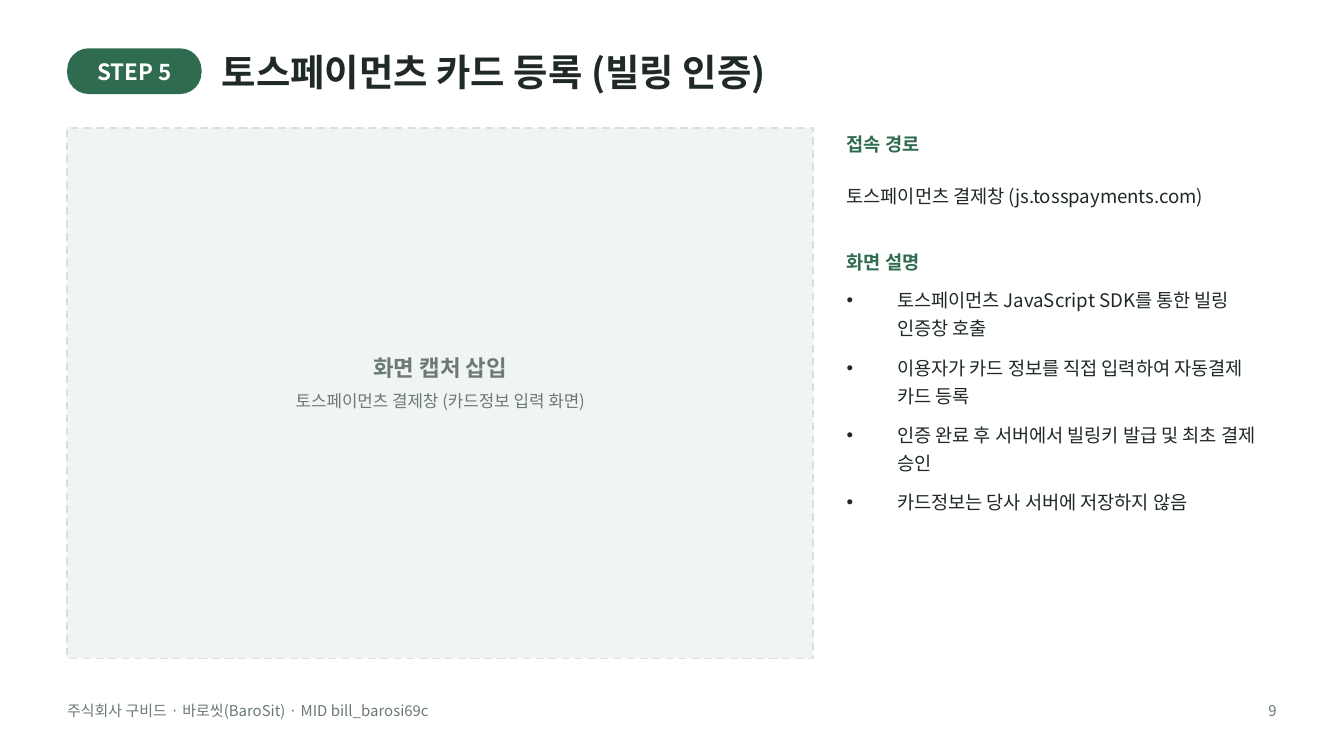
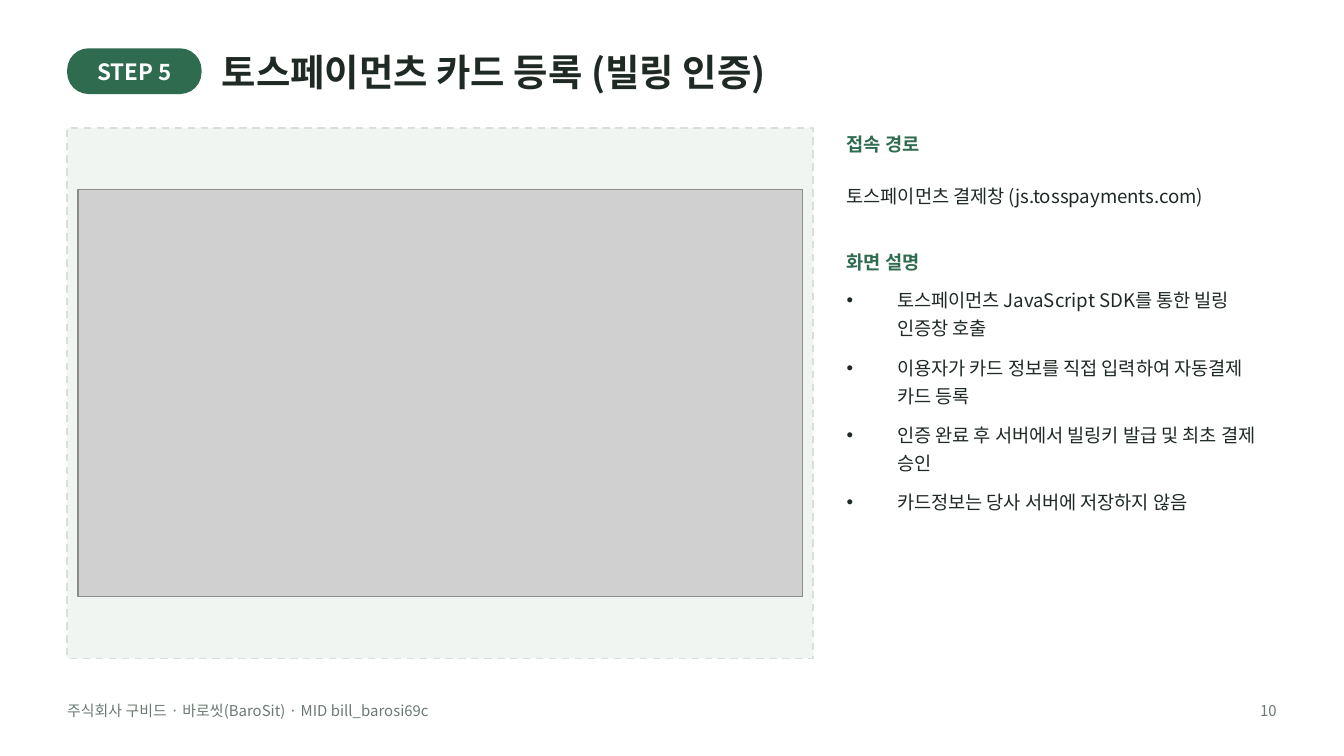
Before and after one commit to jay365-code/barosit, a slide deck: slide 10 of docs/바로씻_빌링결제경로.pptx (slide 9 before the commit). Drawn at 1344x756 pixels with LibreOffice and Linux fonts; fonts in the diff are those of the drawing; grey boxes stand for pictures. Boxes give left, top, right and bottom in pixels: in the first picture for what was removed or moved away, otherwise in the second. Text is boxed around its words. In the diff, an @@ line names an element or a change of style, - is before the commit and + after.

```diff
--- a/docs/바로씻_빌링결제경로.pptx
+++ b/docs/바로씻_빌링결제경로.pptx
@@ picture added at box(78, 190, 802, 597) @@
@@ text removed at box(373, 357, 507, 378) @@
-화면 캡처 삽입
@@ text removed at box(296, 393, 584, 410) @@
-토스페이먼츠 결제창 (카드정보 입력 화면)
@@ text at box(1260, 705, 1277, 716): text changed @@
-9
+10
```
Also in this commit, not shown: 9 other slides changed, 1 slide added, 1 other file.
